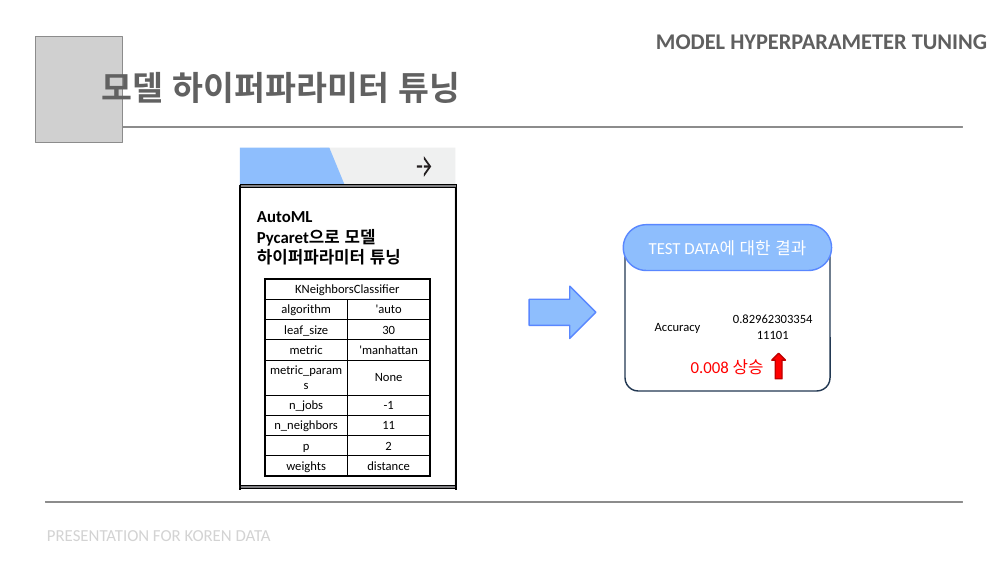
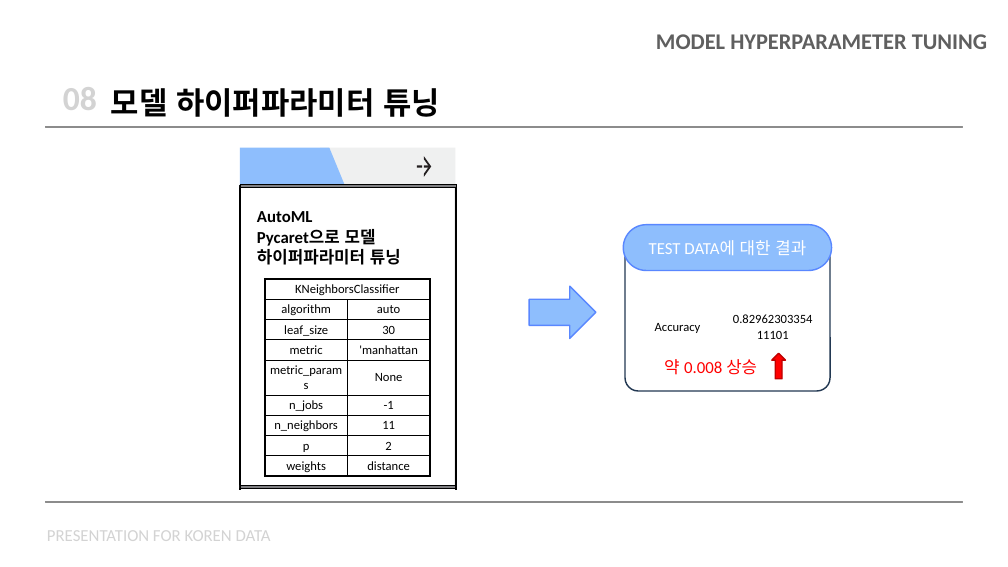
Before and after one commit to chorimgenius/zerooneai_intern, a slide deck: slide 13 of koren/koren_data_presentation.pptx. Drawn at 1008x567 pixels with LibreOffice and Linux fonts; fonts in the diff are those of the drawing; grey boxes stand for pictures. Boxes give left, top, right and bottom in pixels: in the first picture for what was removed or moved away, otherwise in the second. Text is boxed around its words. In the diff, an @@ line names an element or a change of style, - is before the commit and + after.

```diff
--- a/koren/koren_data_presentation.pptx
+++ b/koren/koren_data_presentation.pptx
@@ picture removed at (35,37,122,143) @@
@@ table added at (54,76,493,121), 1 rows, 2 columns @@
+08 | 모델 하이퍼파라미터 튜닝
@@ text removed at (102,66,461,110) @@
-모델 하이퍼파라미터 튜닝
@@ table at (265,279,430,476) @@
-row 2, column 2: 'auto
+row 2, column 2: auto
@@ text at (664,359,757,375): text changed @@
-0.008 상승
+약 0.008 상승
```
Also in this commit, not shown: 13 other slides changed.
